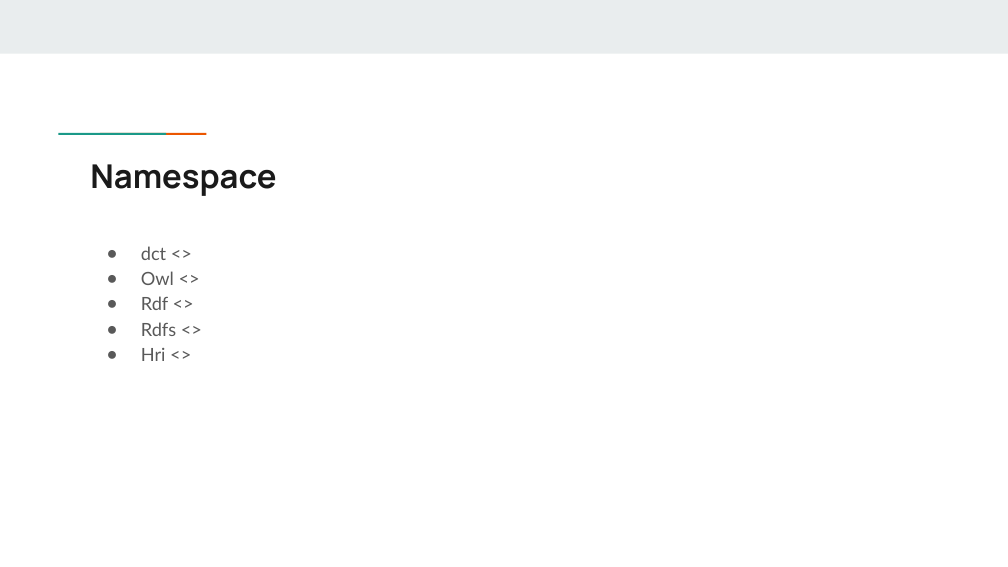
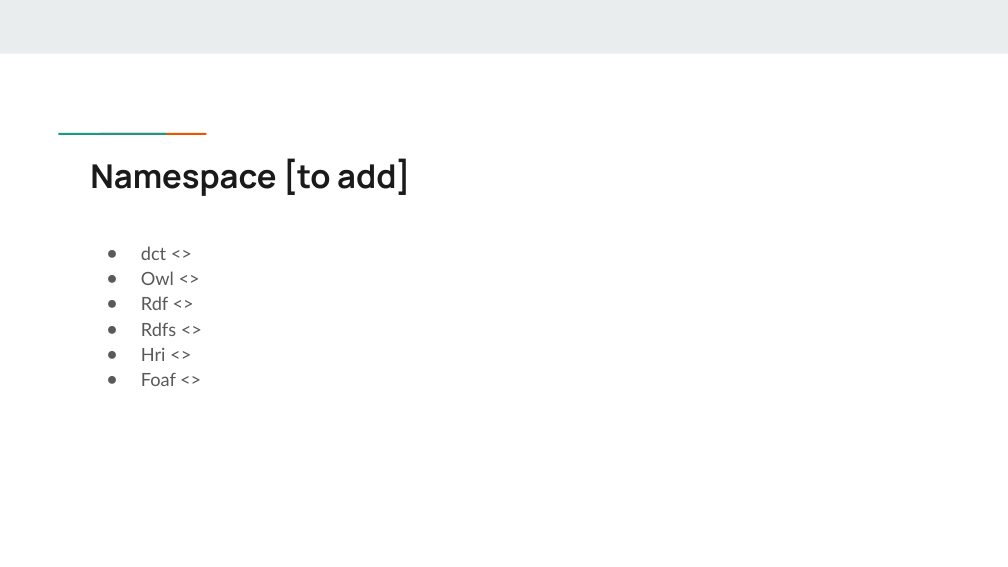
Before and after one commit to Health-RI/health-ri-metadata, a slide deck: slide 8 of Presentations/[DRAFT]HRI_Metadata_Schema_ImagingGroup_KickOff.pptx. Drawn at 1008x567 pixels with LibreOffice and Linux fonts; fonts in the diff are those of the drawing. Boxes give left, top, right and bottom in pixels: in the first picture for what was removed or moved away, otherwise in the second. Text is boxed around its words. In the diff, an @@ line names an element or a change of style, - is before the commit and + after.

```diff
--- a/Presentations/[DRAFT]HRI_Metadata_Schema_ImagingGroup_KickOff.pptx
+++ b/Presentations/[DRAFT]HRI_Metadata_Schema_ImagingGroup_KickOff.pptx
@@ title at <box>90,158,410,196</box>: text changed @@
-Namespace
+Namespace [to add]
@@ text at <box>141,373,176,386</box>: paragraph added @@
+● Foaf <>
```
Also in this commit, not shown: 2 other slides changed.
